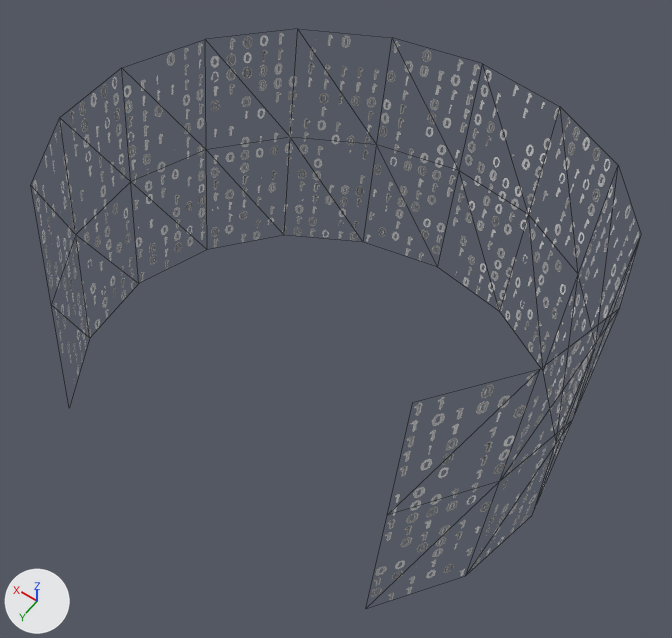
A saved change to the glTF model assets/DC_niftyblocksmith/eyewear/niftyblocksmith_diamantex_eyewear/M_niftyblocksmith_diamantex.glb.
One viewpoint serves both versions: a 50 mm lens placed at (-0.279, 0.291, 2.273), pointed at (-0.008, -0.09, 1.675). Arrows for +X, +Y and +Z are at lower left; the lights stay in place. Mesh edges are drawn as thin lines. Where no turn or scale is listed for an object, it has been applied to the vertices. Vertices at the same position are counted once.

Objects in the first picture: 'BS_screen'.
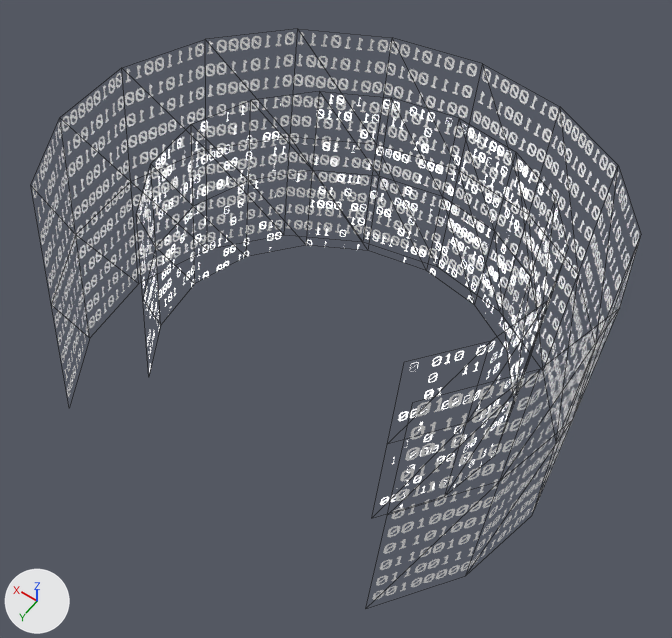
Boxes (x1, y1, x2, y2) around the edits, measured in the pictures (672 x 638 px):
'BS_screen', surface changed, reshaped: before (34, 33, 639, 600); after (33, 32, 639, 600)
part 1 of me_screen_01, added: after (139, 94, 565, 510)

Patch to the scene script:
```diff
--- a/assets/DC_niftyblocksmith/eyewear/niftyblocksmith_diamantex_eyewear/M_niftyblocksmith_diamantex.glb.py
+++ b/assets/DC_niftyblocksmith/eyewear/niftyblocksmith_diamantex_eyewear/M_niftyblocksmith_diamantex.glb.py
@@ img_mask_texture_v02 @@
+img_mask_texture_v02 = load_image('mask_texture_v02', '_unpacked/mask_texture_v02', 512, 512, 'sRGB')
@@ mat_m_bs_screen @@
 n4 = _N.new('ShaderNodeTexImage'); n4.name = 'Image Texture'
-n4.image = img_binarycode01
+n4.image = img_mask_texture_v02
 _L.new(n0.outputs[0], n1.inputs[0])  # 'BSDF' to 'Surface'
@@ mat_m_screen2 @@
+mat_m_screen2 = bpy.data.materials.new('M_screen2')
+# uses the picture img_mask_texture_v02
@@ me_screen_01 @@
 me_screen_01.from_pydata(...)  # 39 vertices, 48 faces; spans x -0.212..0.211, y -0.317..0.077, z 1.555..1.839
 # used by ob_bs_screen; location = (0.0, 0.0, 0.0)
+# me_screen_01 part 1: the loose piece of 39 vertices spanning x -0.212..0.211, y -0.317..0.077, z 1.555..1.839 is copied, and the copy is scaled about its middle by 0.758, then moved by (-0.002, -0.011, -0.012), in mat_m_screen2; it spans x -0.163..0.158, y -0.281..0.018, z 1.577..1.793
 me_screen_01.materials.append(mat_m_bs_screen)
+me_screen_01.materials.append(mat_m_screen2)
```
